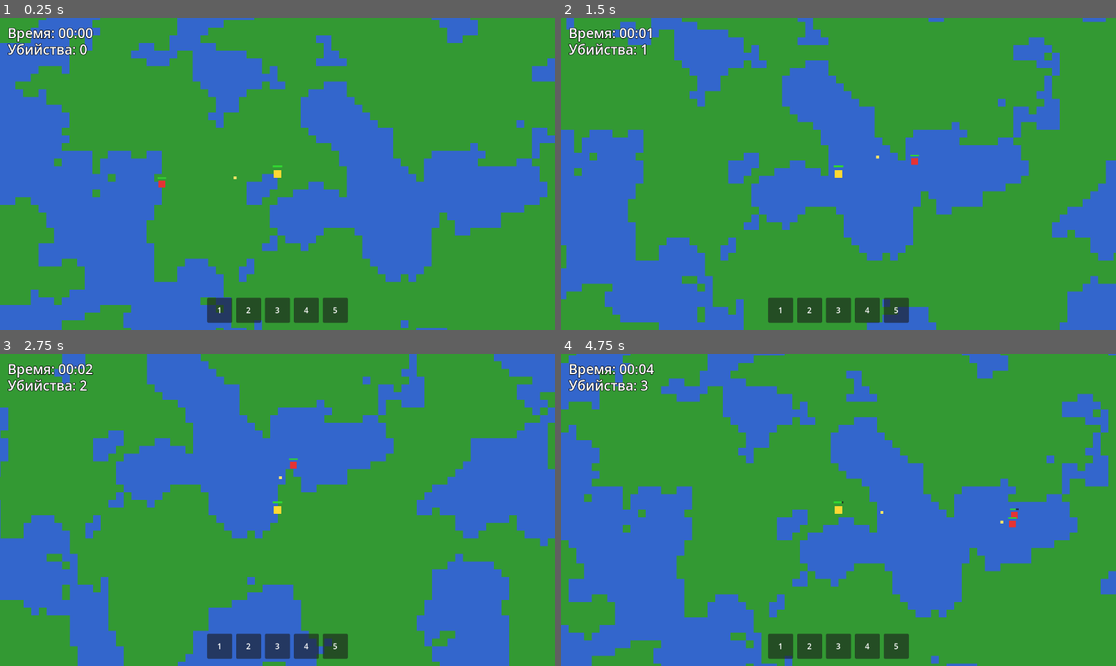
Above: before the commit, frames 1-4 (two rows, left to right).
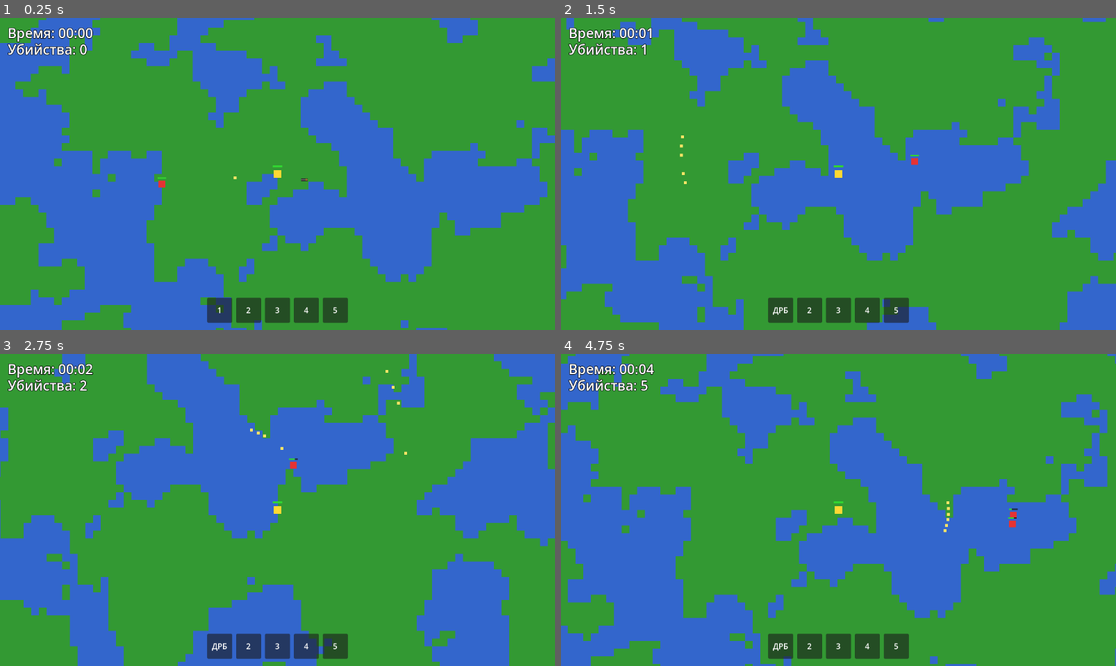
Above: after the commit, the same moments.

Repository: aegissana-sudo/vada
Game: Godot game, scene res://Main.tscn
Two runs of this game, one before a commit and one after it. Both use one fixed random seed, a clock stepped at 60 frames per second and the inputs below.
Inputs:
- Up to frame 1 (0.25 s): no input
- Up to frame 2 (1.5 s): tap Enter at 0.5 s; hold Right (ui_right) 0.53-1.28 s; hold Down (ui_down) from 1.28 s (still down)
- Up to frame 3 (2.75 s): release Down (ui_down) at 2.03 s; hold Right (ui_right) from 2.03 s (still down)
- Up to frame 4 (4.75 s): release Right (ui_right) at 2.78 s; hold Up (ui_up) 2.78-3.53 s; hold Left (ui_left) from 3.53 s (still down)

The runs differ from the first frame. In frame 1, less than 0.1% of the frame differs, in the area x 54-56%, y 51-53%; in frame 2, less than 0.1%; in frame 3, 0.1%; in frame 4, 2.8%, in the area x 0-100%, y 0-100%.

Commit message:
Добавить подбираемый дробовик и стрельбу дробью

Diff:
--- a/scripts/player.gd
+++ b/scripts/player.gd
@@ -9,14 +9,21 @@
 @export var max_health := 6
 @export var health_bar_size := Vector2(20.0, 4.0)
 @export var health_bar_offset := Vector2(-10.0, -18.0)
+@export var shotgun_pellet_count := 6
+@export var shotgun_spread_degrees := 24.0
+@export var shotgun_shoot_interval := 0.7
+@export var shotgun_bullet_speed := 350.0
+@export var shotgun_bullet_damage := 1
 
 @onready var sprite: Sprite2D = $Sprite2D
 
 var _shoot_timer := 0.0
 var _bullet_script := preload("res://scripts/bullet.gd")
 var _health := max_health
+var _has_shotgun := false
 
 func _ready() -> void:
+    add_to_group("player")
     var image := Image.create(16, 16, false, Image.FORMAT_RGBA8)
     image.fill(Color(1.0, 0.85, 0.2))
     var texture := ImageTexture.create_from_image(image)
@@ -44,7 +51,7 @@
     if target == null:
         return
 
-    _shoot_timer = shoot_interval
+    _shoot_timer = _get_shoot_interval()
     _shoot_at(target)
 
 func _find_nearest_enemy() -> Node2D:
@@ -68,12 +75,43 @@
     if direction.length() == 0.0:
         return
 
+    if _has_shotgun:
+        _shoot_shotgun(direction.normalized())
+        return
+
+    _spawn_bullet(direction.normalized(), bullet_speed, bullet_damage)
+
+func equip_shotgun() -> void:
+    _has_shotgun = true
+
+func has_shotgun() -> bool:
+    return _has_shotgun
+
+func _get_shoot_interval() -> float:
+    if _has_shotgun:
+        return shotgun_shoot_interval
+    return shoot_interval
+
+func _shoot_shotgun(base_direction: Vector2) -> void:
+    var pellet_count := max(shotgun_pellet_count, 1)
+    if pellet_count == 1:
+        _spawn_bullet(base_direction, shotgun_bullet_speed, shotgun_bullet_damage)
+        return
+
+    var spread_radians := deg_to_rad(shotgun_spread_degrees)
+    for index in range(pellet_count):
+        var ratio := float(index) / float(pellet_count - 1)
+        var angle_offset := lerp(-spread_radians * 0.5, spread_radians * 0.5, ratio)
+        var pellet_direction := base_direction.rotated(angle_offset).normalized()
+        _spawn_bullet(pellet_direction, shotgun_bullet_speed, shotgun_bullet_damage)
+
+func _spawn_bullet(direction: Vector2, speed_value: float, damage_value: int) -> void:
     var bullet := Area2D.new()
     bullet.set_script(_bullet_script)
     bullet.global_position = global_position
-    bullet.direction = direction.normalized()
-    bullet.speed = bullet_speed
-    bullet.damage = bullet_damage
+    bullet.direction = direction
+    bullet.speed = speed_value
+    bullet.damage = damage_value
     get_parent().add_child(bullet)
 
 func take_damage(amount: int) -> void:
--- /dev/null
+++ b/scripts/shotgun_pickup.gd
@@ -0,0 +1,46 @@
+extends Area2D
+
+signal picked_up
+
+@export var pickup_radius := 8.0
+
+@onready var sprite: Sprite2D = _ensure_sprite()
+@onready var collision: CollisionShape2D = _ensure_collision()
+
+func _ready() -> void:
+    body_entered.connect(_on_body_entered)
+
+func _on_body_entered(body: Node) -> void:
+    if body == null or not body.has_method("equip_shotgun"):
+        return
+
+    body.call("equip_shotgun")
+    picked_up.emit()
+    queue_free()
+
+func _ensure_sprite() -> Sprite2D:
+    if has_node("Sprite2D"):
+        return $Sprite2D
+
+    var sprite_node := Sprite2D.new()
+    sprite_node.name = "Sprite2D"
+    var image := Image.create(14, 6, false, Image.FORMAT_RGBA8)
+    image.fill(Color(0.18, 0.18, 0.18))
+    image.fill_rect(Rect2i(0, 2, 14, 2), Color(0.4, 0.4, 0.4))
+    image.fill_rect(Rect2i(9, 1, 4, 4), Color(0.6, 0.45, 0.15))
+    var texture := ImageTexture.create_from_image(image)
+    sprite_node.texture = texture
+    add_child(sprite_node)
+    return sprite_node
+
+func _ensure_collision() -> CollisionShape2D:
+    if has_node("CollisionShape2D"):
+        return $CollisionShape2D
+
+    var shape := CircleShape2D.new()
+    shape.radius = pickup_radius
+    var collision_node := CollisionShape2D.new()
+    collision_node.name = "CollisionShape2D"
+    collision_node.shape = shape
+    add_child(collision_node)
+    return collision_node
--- a/scripts/world.gd
+++ b/scripts/world.gd
@@ -14,12 +14,14 @@
 @onready var game_over_menu: Control = $CanvasLayer/GameOverMenu
 @onready var game_over_time_label: Label = $CanvasLayer/GameOverMenu/CenterContainer/VBoxContainer/TimeLabel
 @onready var retry_button: Button = $CanvasLayer/GameOverMenu/CenterContainer/VBoxContainer/RetryButton
+@onready var shotgun_slot_label: Label = $CanvasLayer/InventoryUI/SlotsContainer/Slot1/Label
 
 var noise := FastNoiseLite.new()
 var generated_chunks: Dictionary = {}
 var tileset_source_id := -1
 var _enemy_spawn_timer := 0.0
 var _enemy_script := preload("res://scripts/enemy.gd")
+var _shotgun_pickup_script := preload("res://scripts/shotgun_pickup.gd")
 var _game_over := false
 var _survival_time := 0.0
 var _kill_count := 0
@@ -31,6 +33,8 @@
     _update_chunks()
     _update_survival_ui()
     _update_kill_counter_ui()
+    _update_inventory_ui()
+    _spawn_shotgun_pickup()
     player.died.connect(_on_player_died)
     retry_button.pressed.connect(_on_retry_button_pressed)
 
@@ -41,6 +45,24 @@
     _update_survival_ui()
     _update_chunks()
     _update_enemy_spawns(delta)
+
+
+func _update_inventory_ui() -> void:
+    if bool(player.call("has_shotgun")):
+        shotgun_slot_label.text = "ДРБ"
+        return
+
+    shotgun_slot_label.text = "1"
+
+func _spawn_shotgun_pickup() -> void:
+    var pickup = Area2D.new()
+    pickup.set_script(_shotgun_pickup_script)
+    pickup.global_position = player.global_position + Vector2(56.0, 12.0)
+    pickup.picked_up.connect(_on_shotgun_picked_up)
+    add_child(pickup)
+
+func _on_shotgun_picked_up() -> void:
+    _update_inventory_ui()
 
 func _update_survival_ui() -> void:
     var formatted_time := _format_survival_time(_survival_time)
